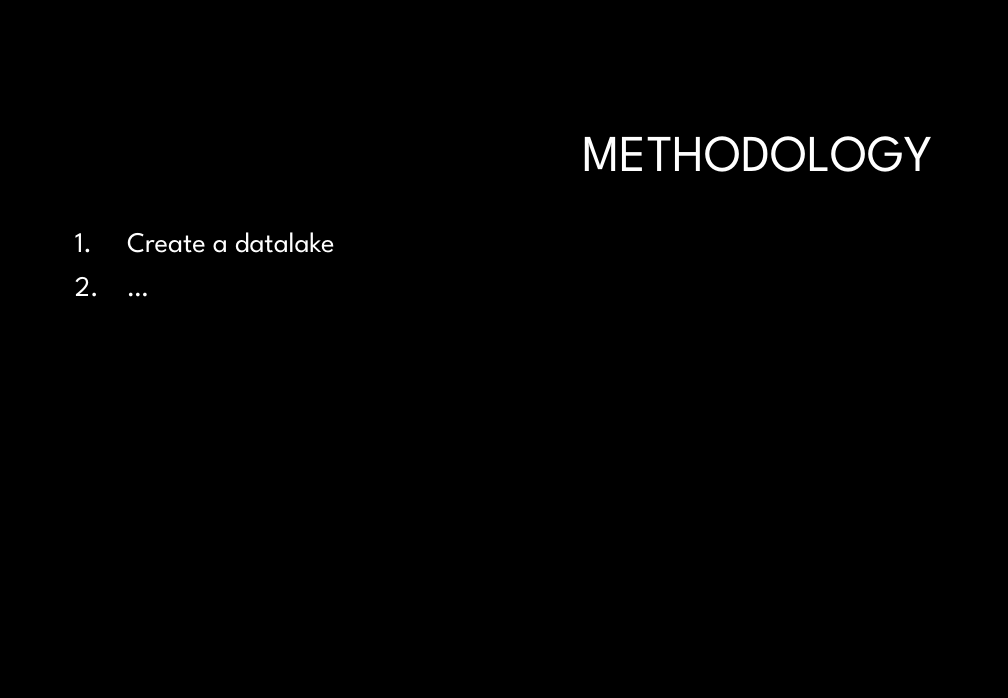
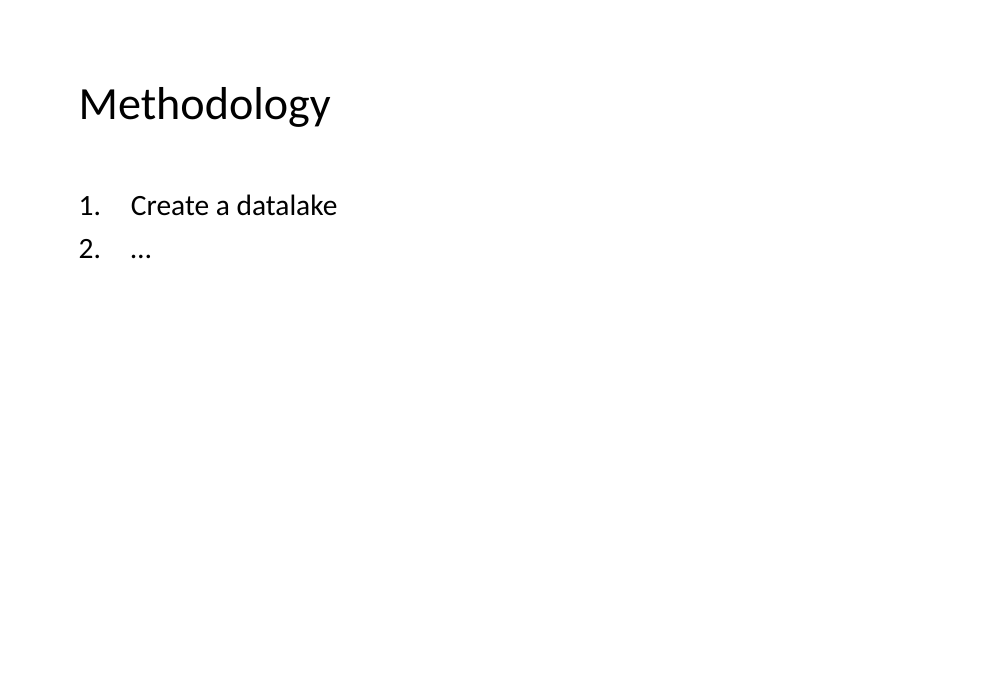
Before and after one commit to databellum-ai/climatrade, a slide deck: slide 3 of docs/climatrade.pptx. Drawn at 1008x698 pixels with LibreOffice and Linux fonts; fonts in the diff are those of the drawing; background and template pictures are left out. Boxes give left, top, right and bottom in pixels: in the first picture for what was removed or moved away, otherwise in the second. Text is boxed around its words. In the diff, an @@ line names an element or a change of style, - is before the commit and + after.

```diff
--- a/docs/climatrade.pptx
+++ b/docs/climatrade.pptx
@@ background #000000 to #FFFFFF @@
@@ title at <box>79,87,331,127</box>: text changed; size 40 to 35.8 pt; font League Spartan to Calibri; text colour #FFFFFF to #000000 @@
-METHODOLOGY
+Methodology
@@ text "Create a datalake": place and size @@
-text "Create a datalake" at <box>127,232,335,253</box>
+text "Create a datalake" at <box>131,194,338,216</box>
@@ text "Create a datalake" at <box>131,194,338,216</box>: size 22 to 22.8 pt, font League Spartan to Calibri, text colour #FFFFFF to #000000; less space between paragraphs @@
```
Also in this commit, not shown: 2 other slides changed, 7 slides added, 2 other files.
